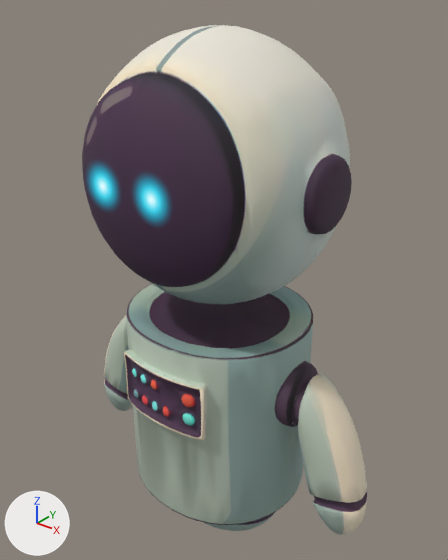
A saved change to the glTF model GLBs/robot-simple.glb.
Before and after are seen from a 50 mm lens placed at (2.57, -3.16, 4.25), pointed at (-0.04, 0.11, 2.23). The axes (+X, +Y, +Z) are drawn at lower left. The lights are the same throughout. The first picture is the older version. Vertices at exactly the same position are counted once.

Objects in the first picture: 'EyeL', 'EyeR', 'Mesh_0'.
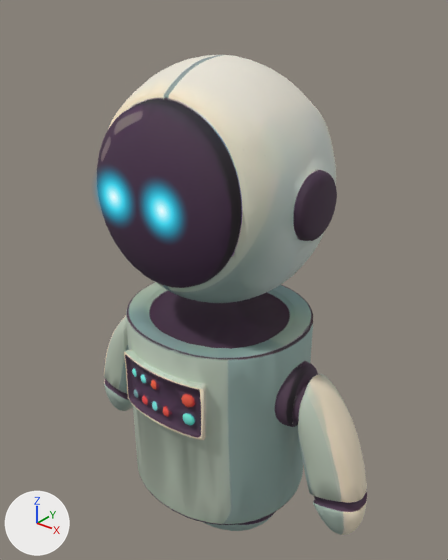
ob_eyerig is not drawn itself; it is the parent of ob_eyel, ob_eyer.

Where the change shows, as pixel boxes (x1, y1, x2, y2) in the pictures (448 x 560 px; the box of a moved part takes in the faces that stretch with it):
'Mesh_0', reshaped: before (82, 25, 367, 535); after (97, 55, 367, 535)
'EyeR', reshaped, moved (19% wider, 19% taller): before (137, 179, 167, 220); after (144, 186, 180, 235)
'EyeL', reshaped, moved (22% wider, 21% taller): before (90, 167, 116, 205); after (98, 174, 130, 220)
part 1 of me_mesh_0, moved or reshaped: before (82, 25, 352, 304); after (97, 55, 337, 303)
part 2 of me_robot_eye, moved or reshaped: before (90, 167, 167, 220); after (98, 174, 180, 235)

The edits, one by one:
me_mesh_0 is used by ob_mesh_0; location (0.0, 0.0, 0.0).
me_mesh_0 had 5162 vertices, 10314 faces and spanned x -1.32..1.31, y -0.83..0.83, z 0.0..4.0.
me_mesh_0 now has 5162 vertices, 10314 faces and spans x -1.32..1.31, y -0.75..0.75, z 0.0..3.83.
me_mesh_0 part 1: the loose piece of 1939 vertices spanning x -0.92..0.91, y -0.83..0.83, z 2.18..4.0 is scaled about its middle by 0.905, then moved by (0.0, 0.0, -0.09).
me_robot_eye is used by ob_eyel; parent ob_eyerig; location (-0.2, 0.0, 0.0).
me_robot_eye had 4 vertices, 2 faces and spanned x -0.17..0.17, y 0.0, z -0.17..0.17.
me_robot_eye now has 4 vertices, 2 faces and spans x -0.21..0.21, y 0.0, z -0.21..0.21.
Part 2, on me_robot_eye:
Vertex 0 of me_robot_eye moves from (-0.17, 0.0, -0.17) to (-0.21, 0.0, -0.21).
Vertex 1 of me_robot_eye moves from (0.17, 0.0, -0.17) at pixel (124, 219) to (0.21, 0.0, -0.21) at pixel (140, 237).
Vertex 2 of me_robot_eye moves from (0.17, 0.0, 0.17) at pixel (120, 162) to (0.21, 0.0, 0.21) at pixel (136, 169).
Vertex 3 of me_robot_eye moves from (-0.17, 0.0, 0.17) to (-0.21, 0.0, 0.21).
Object 'EyeRig' (ob_eyerig) moves from (0.0, -0.837, 3.151) to (0.0, -0.759, 3.065).
